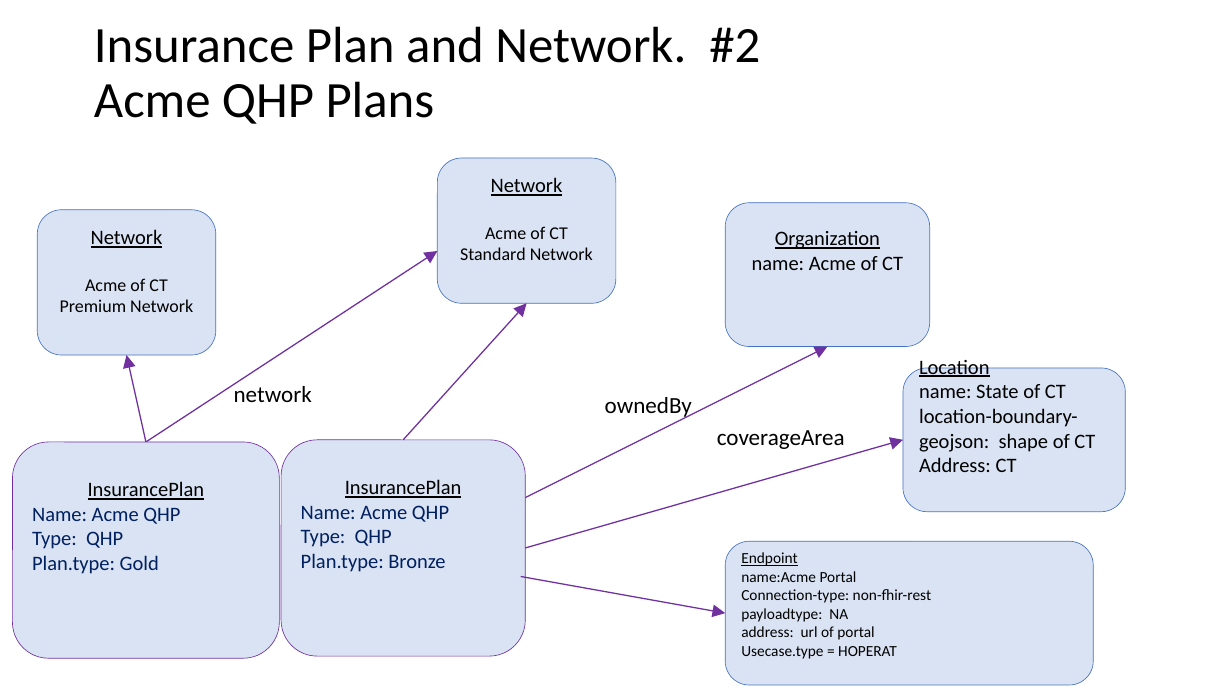
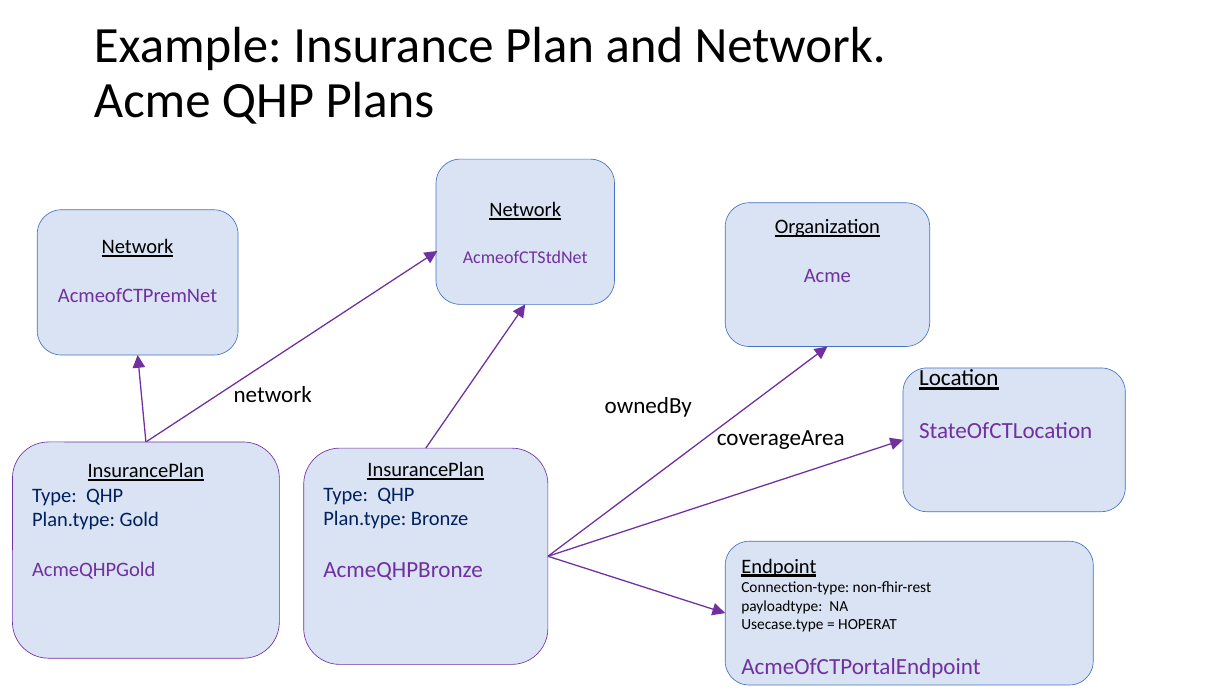
Before and after one commit to HL7/davinci-pdex-plan-net, a slide deck: slide 15 of fsh/ig-data/input/images/patterns.pptx (slide 14 before the commit). Drawn at 1232x693 pixels with LibreOffice and Linux fonts; fonts in the diff are those of the drawing. Boxes give left, top, right and bottom in pixels: in the first picture for what was removed or moved away, otherwise in the second. Text is boxed around its words. In the diff, an @@ line names an element or a change of style, - is before the commit and + after.

Commit message:
changed the names of the instances and aligned the pattern.pptx with the examples

```diff
--- a/fsh/ig-data/input/images/patterns.pptx
+++ b/fsh/ig-data/input/images/patterns.pptx
@@ title at [94, 26, 886, 124]: text changed @@
-Insurance Plan and Network. #2
-Acme QHP Plans
+Example: Insurance Plan and Network.
+Acme QHP Plans
@@ rounded rectangle "Network": place and size @@
-rounded rectangle "Network" at [37, 210, 215, 355]
+rounded rectangle "Network" at [37, 210, 238, 355]
@@ text in rounded rectangle at [775, 219, 880, 282]: text changed @@
-Organization
-name: Acme of CT
+Organization
+Acme
@@ text in rounded rectangle at [463, 250, 588, 263]: text changed; text colour #000000 to #7030A0 @@
-Acme of CT Standard Network
+AcmeofCTStdNet
@@ text in rounded rectangle at [58, 288, 217, 302]: text changed; size 14 to 16 pt; text colour #000000 to #7030A0 @@
-Acme of CT Premium Network
+AcmeofCTPremNet
@@ arrow moved from (403, 440) - (527, 303) to (426, 448) - (525, 304) @@
@@ arrow moved from (146, 442) - (127, 355) to (146, 442) - (138, 355) @@
@@ arrow moved from (521, 500) - (828, 347) to (548, 556) - (828, 347) @@
@@ text in rounded rectangle at [919, 368, 1092, 438]: text changed; size 16 to 18 pt; text colour #000000 to #7030A0 @@
-Location
-name: State of CT
-location-boundary-geojson: shape of CT
-Address: CT
+Location
+StateOfCTLocation
@@ rounded rectangle "InsurancePlan" at [12, 442, 279, 658]: vertical alignment middle to top @@
@@ rounded rectangle "InsurancePlan": place and size @@
-rounded rectangle "InsurancePlan" at [281, 440, 525, 656]
+rounded rectangle "InsurancePlan" at [304, 448, 548, 665]
@@ arrow moved from (525, 548) - (903, 440) to (548, 556) - (903, 440) @@
@@ text in rounded rectangle at [32, 507, 180, 524]: paragraph removed @@
-Name: Acme QHP
@@ text in rounded rectangle at [301, 505, 449, 522]: paragraph removed @@
-Name: Acme QHP
@@ text in rounded rectangle at [32, 561, 155, 579]: paragraph added @@
+AcmeQHPGold
@@ text in rounded rectangle at [323, 562, 482, 580]: paragraph added @@
+AcmeQHPBronze
@@ arrow moved from (521, 577) - (726, 614) to (548, 556) - (726, 614) @@
@@ rounded rectangle "Endpoint Connection-type: non-fhir-rest payloadtype: NA ..." at [726, 542, 1093, 686]: vertical alignment middle to top @@
@@ text in rounded rectangle at [741, 558, 980, 678]: text changed @@
-Endpoint
-name:Acme Portal
-Connection-type: non-fhir-rest
-payloadtype: NA
-address: url of portal
-Usecase.type = HOPERAT
+Endpoint
+Connection-type: non-fhir-rest
+payloadtype: NA
+Usecase.type = HOPERAT
+AcmeOfCTPortalEndpoint
```
Also in this commit, not shown: 13 other slides changed, 1 slide added, 7 other files.
